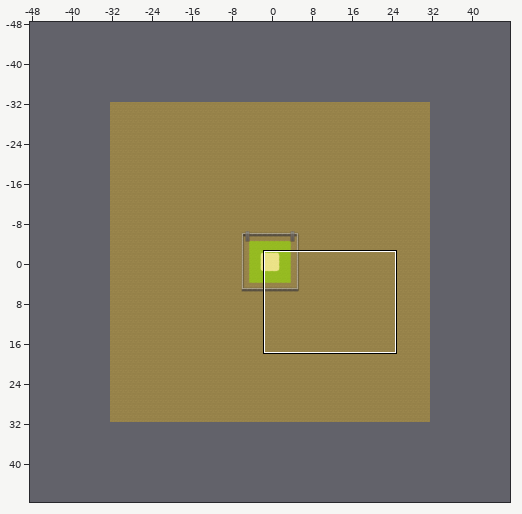
Two versions of a level (Tiled map, src/maps/mapsTMX/Start0.tmx). The first picture is a wide view before the edit; the outline marks the close-up.
Close-up. First the earlier version:
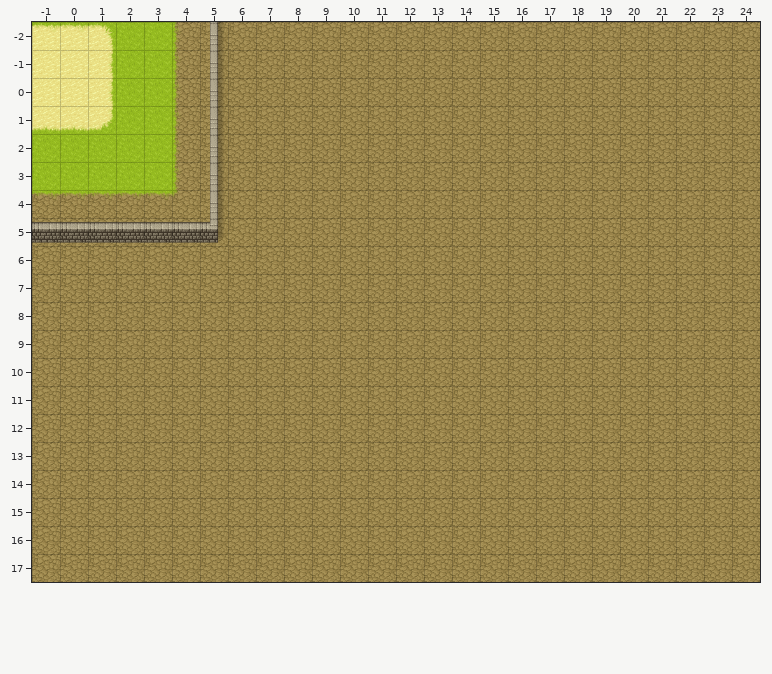
Cells are 32x32 px. Shown: x -1..24, y -2..17. The commit also changed other parts of the map, which this record leaves out.
After the commit:
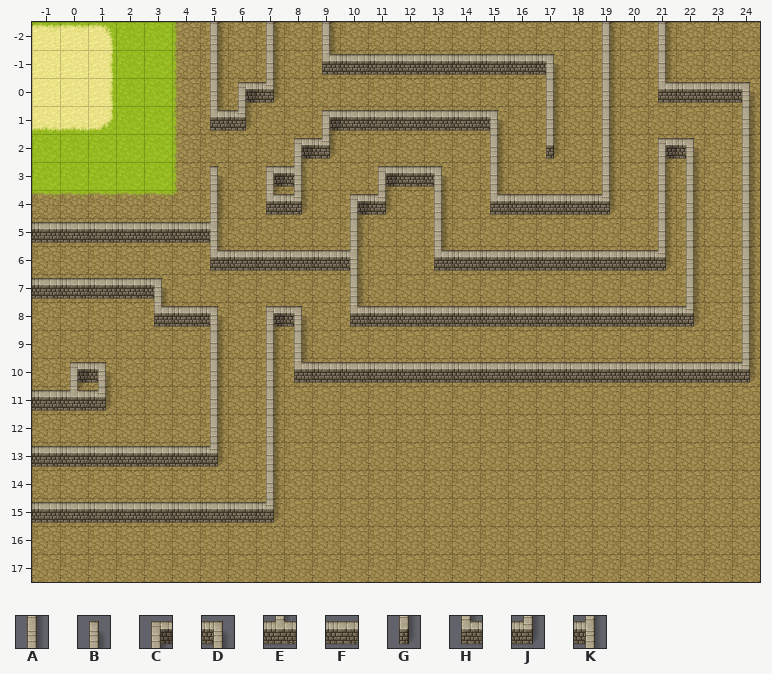
Key: from "other": A 208, B 209, C 210, D 211, E 213, F 216, G 217, H 218, J 219, K 222.
_ is an empty cell.
The exact change:
Layer "Tile Layer 2":
y -2: x 7 _ -> A; x 9 _ -> A; x 19 _ -> A; x 21 _ -> A
y -1: x 7 _ -> A; x 9..17 _________ -> HFFFFFFFD; x 19 _ -> A; x 21 _ -> A
y 0: x 6..7 __ -> CJ; x 17 _ -> A; x 19 _ -> A; x 21..24 ____ -> HFFD
y 1: x 5..6 A_ -> HJ; x 9..15 _______ -> CFFFFFD; x 17 _ -> A; x 19 _ -> A; x 24 _ -> A
y 2: x 5 A -> _; x 8..9 __ -> CJ; x 15 _ -> A; x 17 _ -> G; x 19 _ -> A; x 21..22 __ -> CD; x 24 _ -> A
y 3: x 5 A -> B; x 7..8 __ -> CK; x 11..13 ___ -> CFD; x 15 _ -> A; x 19 _ -> A; x 21..22 __ -> AA; x 24 _ -> A
y 4: x 7..8 __ -> HJ; x 10..11 __ -> CJ; x 13 _ -> A; x 15..19 _____ -> HFFFJ; x 21..22 __ -> AA; x 24 _ -> A
y 5: x 5 J -> K; x 10 _ -> A; x 13 _ -> A; x 21..22 __ -> AA; x 24 _ -> A
y 6: x 5..10 ______ -> HFFFFK; x 13..22 __________ -> HFFFFFFFJA; x 24 _ -> A
y 7: x -1..3 _____ -> FFFFD; x 10 _ -> A; x 22 _ -> A; x 24 _ -> A
y 8: x 3..5 ___ -> HFD; x 7..8 __ -> CD; x 10..22 _____________ -> HFFFFFFFFFFFJ; x 24 _ -> A
y 9: x 5 _ -> A; x 7..8 __ -> AA; x 24 _ -> A
y 10: x 0..1 __ -> CD; x 5 _ -> A; x 7..24 __________________ -> AHFFFFFFFFFFFFFFFJ
y 11: x -1..1 ___ -> FEJ; x 5 _ -> A; x 7 _ -> A
y 12: x 5 _ -> A; x 7 _ -> A
y 13: x -1..5 _______ -> FFFFFFJ; x 7 _ -> A
y 14: x 7 _ -> A
y 15: x -1..7 _________ -> FFFFFFFFJ
Pixel boxes of the changes (left, top, right, bottom) in both close-ups:
changed: (32, 22, 756, 523)
